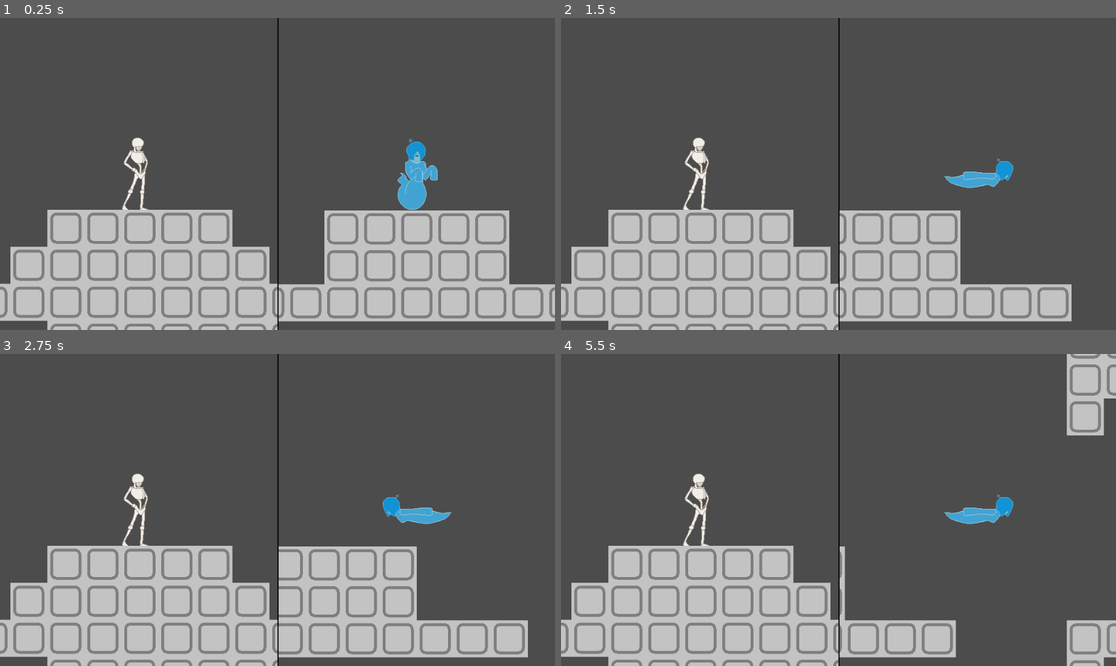
Above: before the commit, frames 1-4 (two rows, left to right).
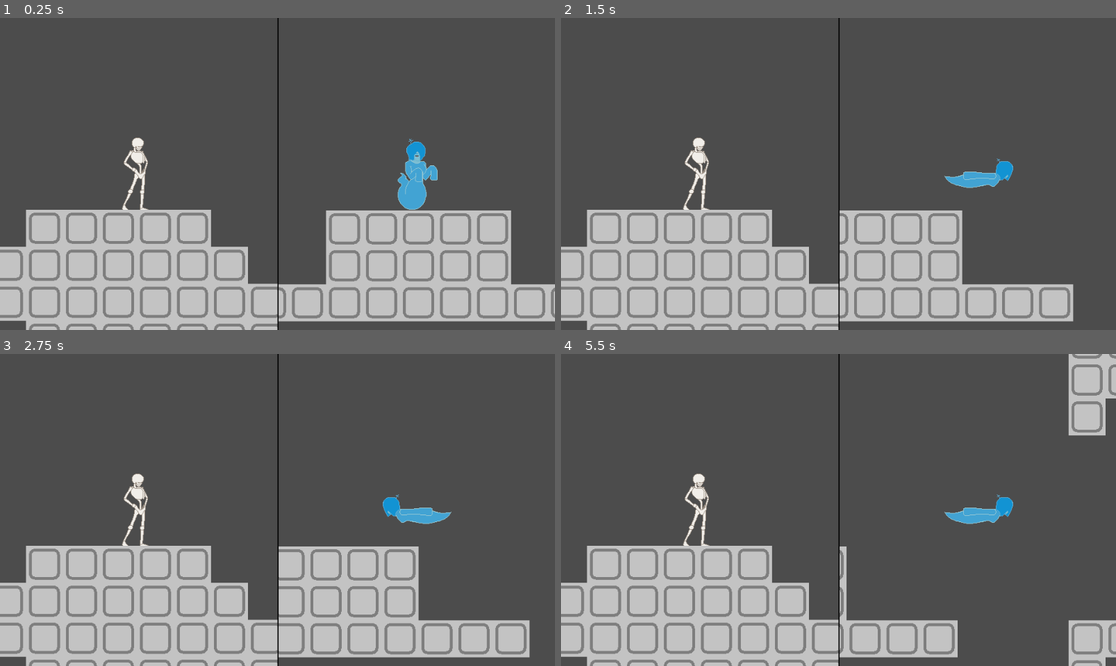
Above: after the commit, the same moments.

Repository: rakthalekk/ghosts-vs-skeletons
Game: Godot game, scene res://src/Main.tscn
The game is run twice, just before and just after one commit, with the same random seed, the same clock (stepped at 60 frames per second) and the same inputs. The engine's default icon, where the game draws it, is replaced by a stand-in: a white triangle on a blue panel in a dark square.
Inputs:
- Up to frame 1 (0.25 s): no input
- Up to frame 2 (1.5 s): tap Enter at 0.5 s; hold Right (ghost_move_right) from 0.53 s (still down); tap W (skeleton_jump) at 0.77 s
- Up to frame 3 (2.75 s): tap W (skeleton_jump) at 1.52 s; release Right (ghost_move_right) at 2.03 s; hold Left (ghost_move_left) from 2.03 s (still down)
- Up to frame 4 (5.5 s): release Left (ghost_move_left) at 2.78 s; hold Right (ghost_move_right) 2.78-4.28 s; tap W (skeleton_jump) at 3.02, 3.77, 4.52 s; hold Left (ghost_move_left) 4.28-5.03 s; hold Right (ghost_move_right) from 5.03 s (still down)

The runs differ from the first frame. In frame 1, 9.4% of the frame differs, in the area x 0-100%, y 61-100%; in frame 2, 8.8%; in frame 3, 8.8%; in frame 4, 8.4%.

Commit message:
i dont really know what i changed

Diff:
--- a/GhostsVsSkeletons/src/Human.gd
+++ b/GhostsVsSkeletons/src/Human.gd
@@ -5,7 +5,7 @@
 # var a = 2
 # var b = "text"
 func _ready():
-	direction.x = 1
+	direction.x = 1 if randf() > 0.5 else -1
 
 
 func _physics_process(delta):
--- a/GhostsVsSkeletons/src/Map.tscn
+++ b/GhostsVsSkeletons/src/Map.tscn
@@ -1,10 +1,9 @@
-[gd_scene load_steps=9 format=2]
+[gd_scene load_steps=8 format=2]
 
 [ext_resource path="res://src/GhostPlayer.tscn" type="PackedScene" id=1]
 [ext_resource path="res://src/SkeletonPlayer.tscn" type="PackedScene" id=2]
 [ext_resource path="res://assets/tileset_placeholder.png" type="Texture" id=3]
 [ext_resource path="res://src/Stairs.tscn" type="PackedScene" id=4]
-[ext_resource path="res://src/Human.tscn" type="PackedScene" id=5]
 [ext_resource path="res://src/Door.tscn" type="PackedScene" id=6]
 
 [sub_resource type="ConvexPolygonShape2D" id=2]
@@ -35,14 +34,11 @@
 
 [node name="Map" type="Node2D"]
 
-[node name="Human" parent="." instance=ExtResource( 5 )]
-position = Vector2( 180, 1433 )
-
 [node name="SkeletonPlayer" parent="." instance=ExtResource( 2 )]
-position = Vector2( 3293, 790 )
+position = Vector2( 3331, 757 )
 
 [node name="GhostPlayer" parent="." instance=ExtResource( 1 )]
-position = Vector2( 1251, 801 )
+position = Vector2( 1241, 781 )
 
 [node name="Foreground" type="TileMap" parent="."]
 tile_set = SubResource( 1 )
@@ -50,6 +46,7 @@
 tile_data = PoolIntArray( -2686976, 0, 0, -2686975, 0, 0, -2686974, 0, 0, -2686973, 0, 0, -2686972, 0, 0, -2686971, 0,  …(18164 unchanged characters)…
 
 [node name="Stairs" parent="." instance=ExtResource( 4 )]
+tile_data = PoolIntArray( -1703923, 2, 0, -1703895, 3, 0, -1507317, 0, 0, -1507289, 1, 0, -1310707, 2, 0, -1310679, 3, 0, -1114101, 0, 0, -1114073, 1, 0, -786405, 3, 0, -720853, 0, 0, -589799, 1, 0, -524243, 2, 0, -393189, 3, 0, -327637, 0, 0, -196583, 1, 0, -131027, 2, 0, 131085, 2, 0, 131129, 1, 0, 327691, 0, 0, 327739, 3, 0, 524301, 2, 0, 524345, 1, 0, 720907, 0, 0, 720955, 3, 0, 852001, 2, 0, 852005, 0, 0, 917534, 2, 0, 917544, 0, 0, 1114139, 3, 0, 1114155, 0, 0, 1310745, 1, 0, 1310765, 2, 0, 1507355, 3, 0, 1507371, 0, 0, 1703961, 1, 0, 1703981, 2, 0 )
 
 [node name="Door" parent="." instance=ExtResource( 6 )]
-position = Vector2( 560, 1813 )
+position = Vector2( 2267, 757 )
Not shown, added: GhostsVsSkeletons/assets/GRDFUI.png.import
